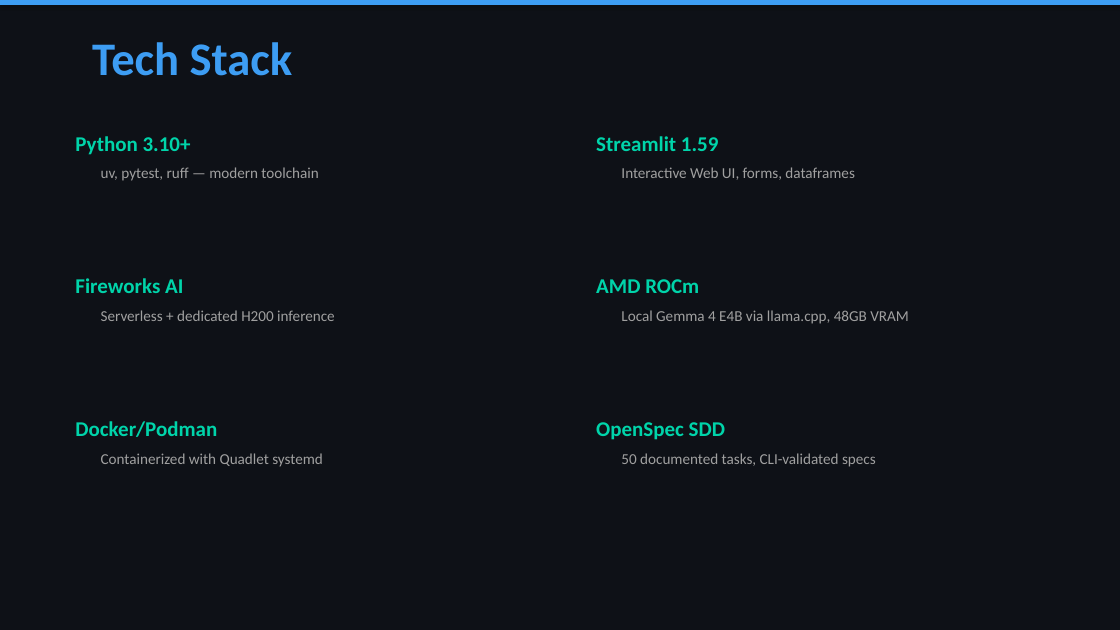
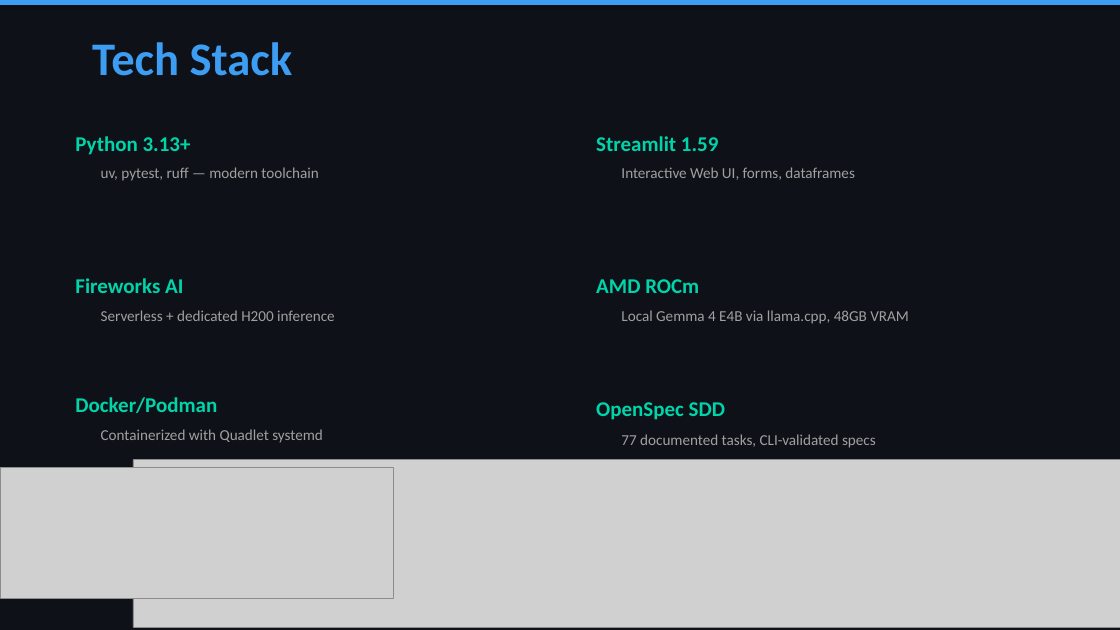
Before and after one commit to PostboxRetinal/amd-hackathon-act2, a slide deck: slide 6 of Wayfinder_Presentation.pptx. Drawn at 1120x630 pixels with LibreOffice and Linux fonts; fonts in the diff are those of the drawing; grey boxes stand for pictures. Boxes give left, top, right and bottom in pixels: in the first picture for what was removed or moved away, otherwise in the second. Text is boxed around its words. In the diff, an @@ line names an element or a change of style, - is before the commit and + after.

```diff
--- a/Wayfinder_Presentation.pptx
+++ b/Wayfinder_Presentation.pptx
@@ text at <box>75,136,191,155</box>: text changed @@
-Python 3.10+
+Python 3.13+
@@ text "Docker/Podman": place and size @@
-text "Docker/Podman" at <box>75,421,217,437</box>
+text "Docker/Podman" at <box>75,397,217,413</box>
@@ text "OpenSpec SDD": place and size @@
-text "OpenSpec SDD" at <box>596,422,725,440</box>
+text "OpenSpec SDD" at <box>596,402,725,420</box>
@@ text "Containerized with Quadlet systemd": place and size @@
-text "Containerized with Quadlet systemd" at <box>101,453,323,467</box>
+text "Containerized with Quadlet systemd" at <box>101,429,323,443</box>
@@ text at <box>621,434,876,448</box>: text changed @@
-50 documented tasks, CLI-validated specs
+77 documented tasks, CLI-validated specs
@@ picture added at <box>0,467,394,598</box> @@
@@ picture added at <box>133,460,1120,627</box> @@
```
Also in this commit, not shown: 5 other slides changed.
